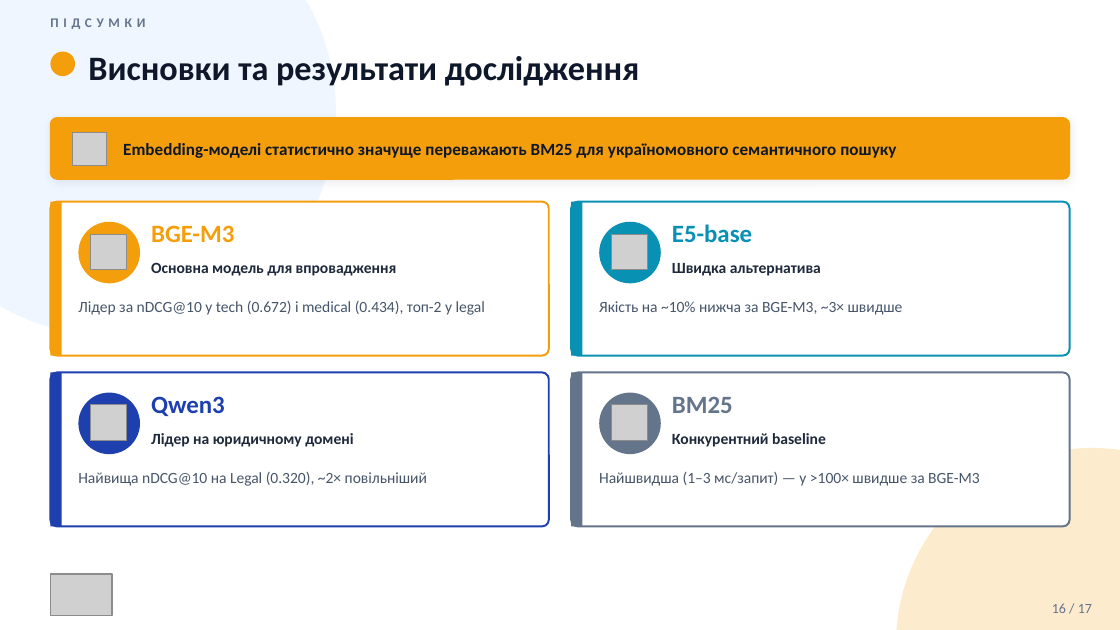
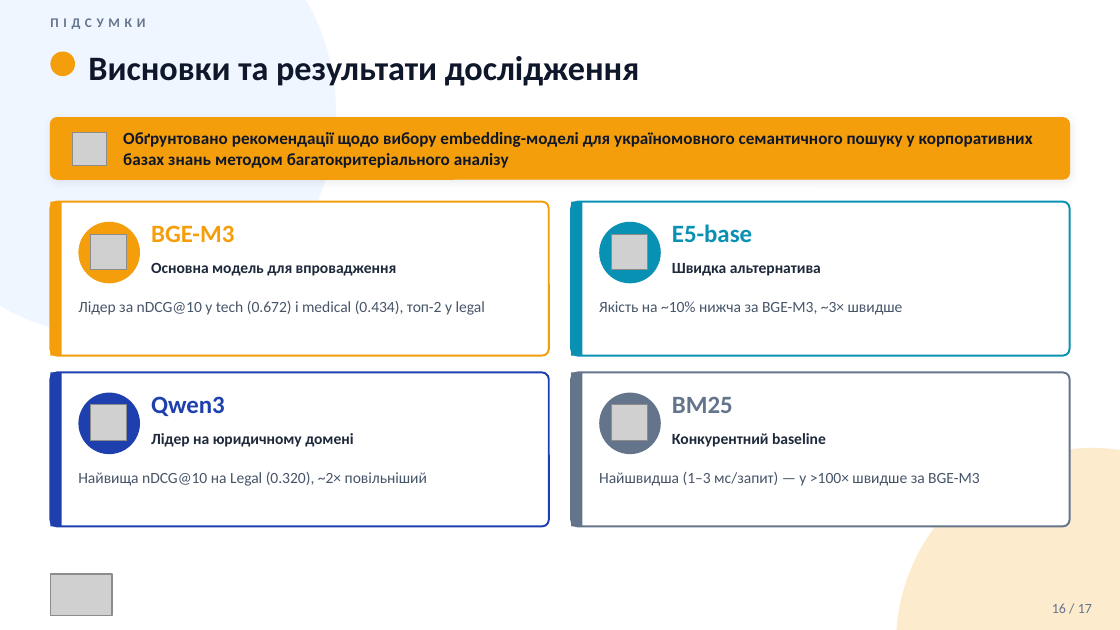
Before and after one commit to vitaliinnest/kb-semantic-search-benchmark, a slide deck: slide 16 of thesis/2026_М_ПІ_ІПЗм-24-1_Нестеренко_В_В.pptx. Drawn at 1120x630 pixels with LibreOffice and Linux fonts; fonts in the diff are those of the drawing; grey boxes stand for pictures. Boxes give left, top, right and bottom in pixels: in the first picture for what was removed or moved away, otherwise in the second. Text is boxed around its words. In the diff, an @@ line names an element or a change of style, - is before the commit and + after.

```diff
--- a/thesis/2026_М_ПІ_ІПЗм-24-1_Нестеренко_В_В.pptx
+++ b/thesis/2026_М_ПІ_ІПЗм-24-1_Нестеренко_В_В.pptx
@@ text at [123,132,1033,168]: text changed @@
-Embedding-моделі статистично значуще переважають BM25 для україномовного семантичного пошуку
+Обґрунтовано рекомендації щодо вибору embedding-моделі для україномовного семантичного пошуку у корпоративних базах знань методом багатокритеріального аналізу
```
Also in this commit, not shown: 1 other file.
